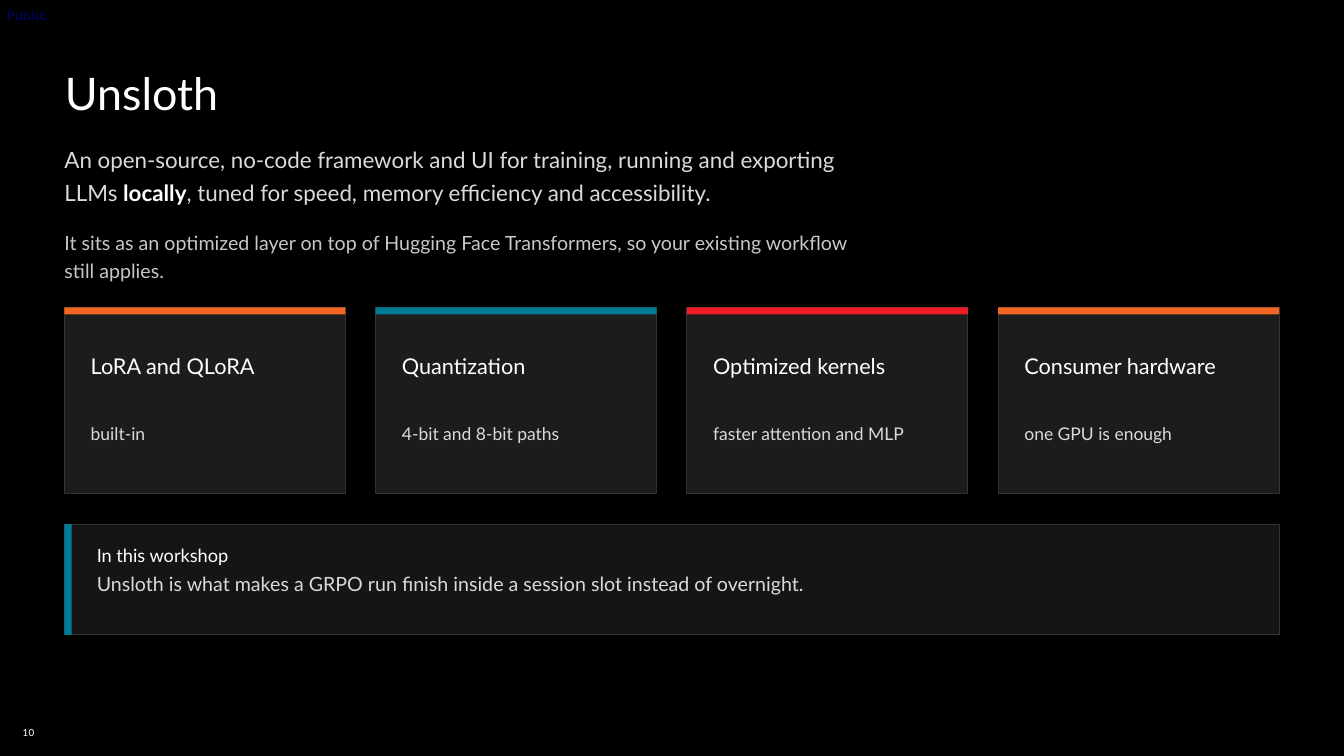
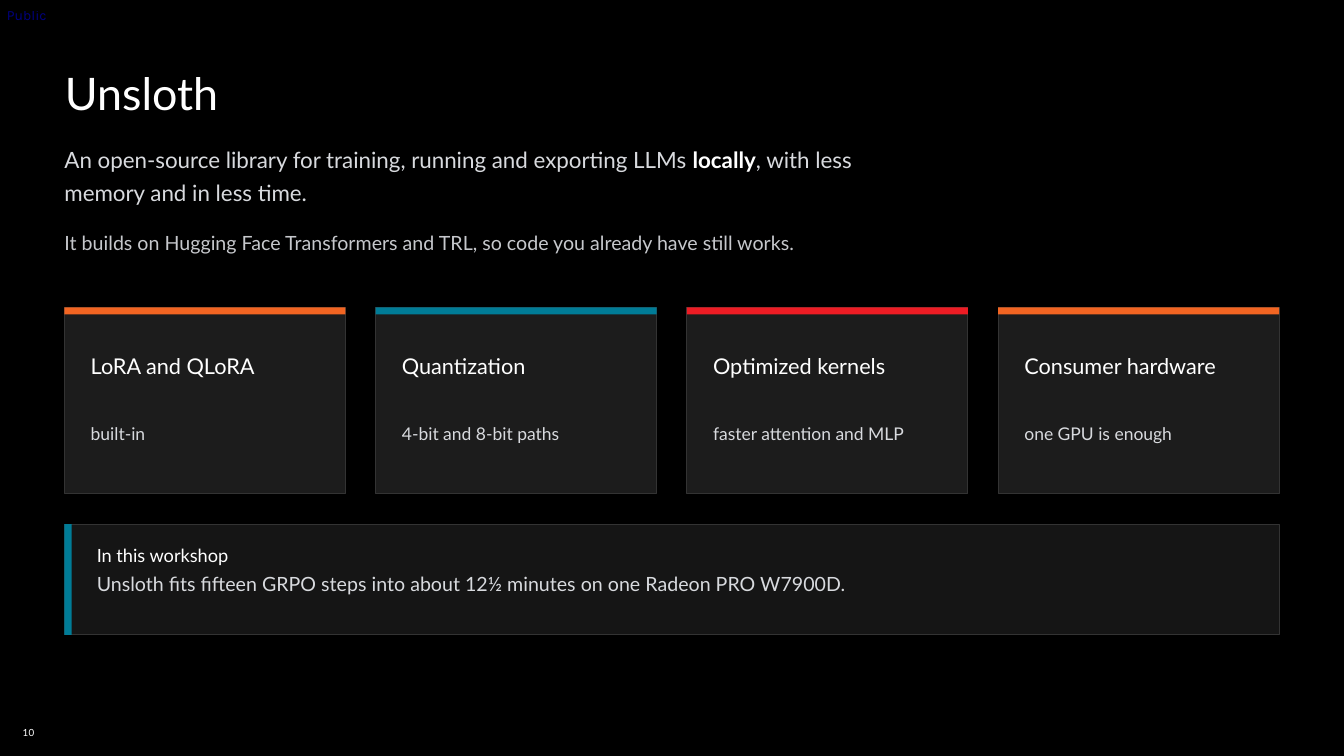
Before and after one commit to TwelveNights/Unsloth-RL-Workshop-on-Radeon, a slide deck: slide 10 of docs/AMD-Unsloth-GRPO-Fine-tuning1.pptx. Drawn at 1344x756 pixels with LibreOffice and Linux fonts; fonts in the diff are those of the drawing; background and template pictures are left out. Boxes give left, top, right and bottom in pixels: in the first picture for what was removed or moved away, otherwise in the second. Text is boxed around its words. In the diff, an @@ line names an element or a change of style, - is before the commit and + after.

```diff
--- a/docs/AMD-Unsloth-GRPO-Fine-tuning1.pptx
+++ b/docs/AMD-Unsloth-GRPO-Fine-tuning1.pptx
@@ text at (x1=64, y1=151, x2=851, y2=254): text changed @@
-An open-source, no-code framework and UI for training, running and exporting LLMs locally, tuned for speed, memory efficiency and accessibility.
-It sits as an optimized layer on top of Hugging Face Transformers, so your existing workflow still applies.
+An open-source library for training, running and exporting LLMs locally, with less memory and in less time.
+It builds on Hugging Face Transformers and TRL, so code you already have still works.
@@ text at (x1=97, y1=576, x2=845, y2=595): text changed @@
-Unsloth is what makes a GRPO run finish inside a session slot instead of overnight.
+Unsloth fits fifteen GRPO steps into about 12½ minutes on one Radeon PRO W7900D.
```
Also in this commit, not shown: 12 other slides changed, 2 other files.
